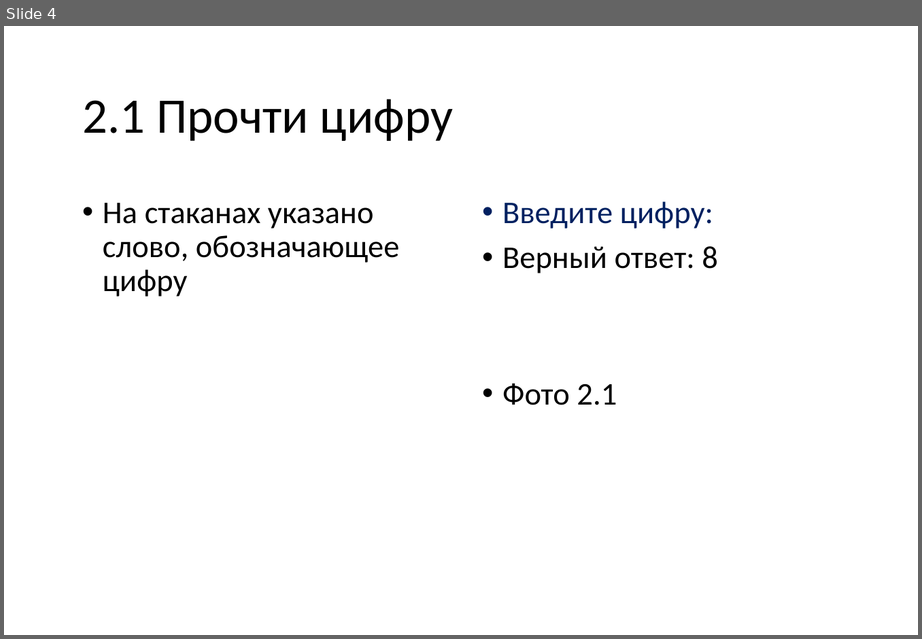
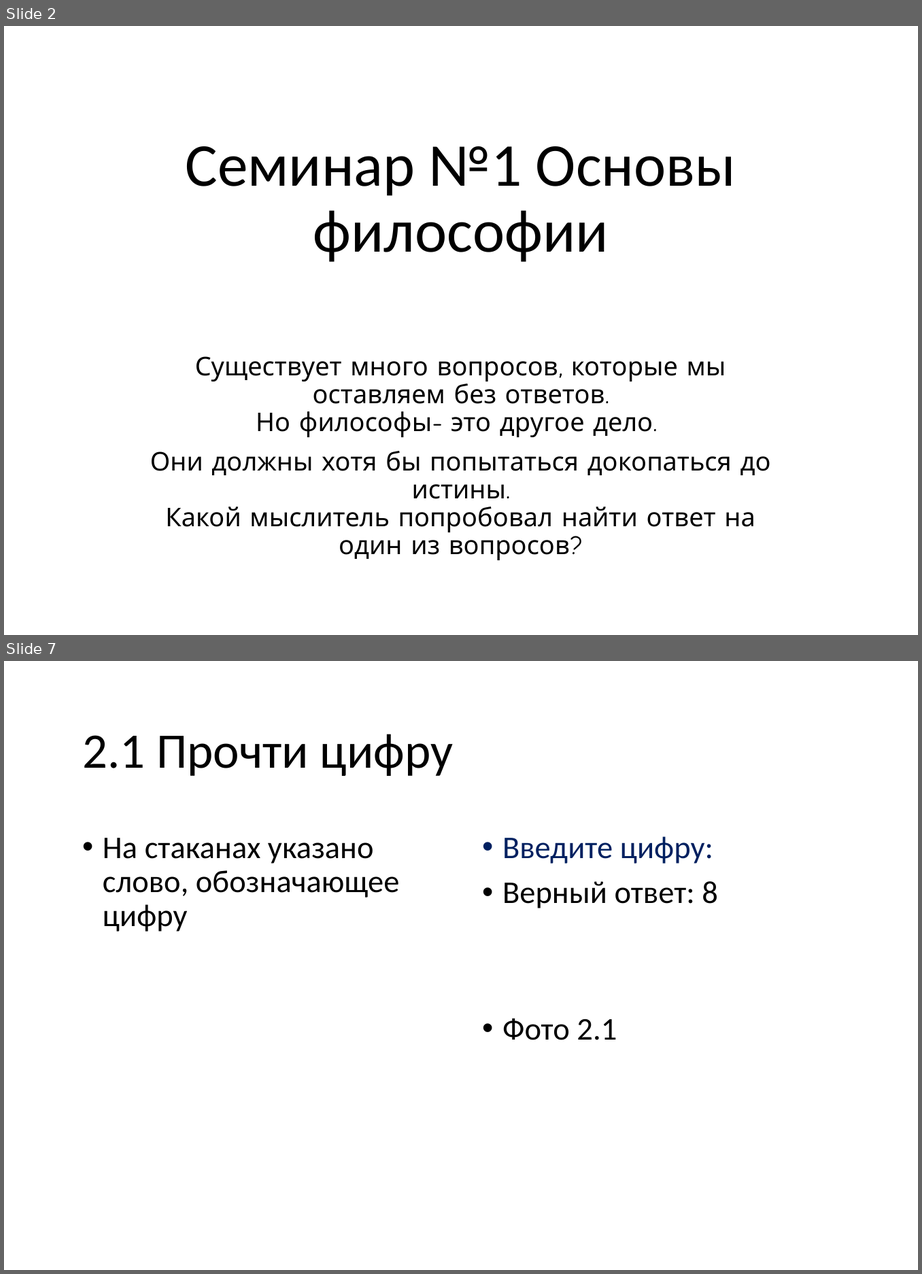
Before and after one commit to vvaassiihhaa/masha, a slide deck: КВЕСТ/Kvest 2706.pptx. Shown one above the other, each under a label of ours: slide 4 before the commit, slides 2 and 7 after it; the slides between them are not shown. The pictures are 922x639 and 922x1274 pixels, drawn with LibreOffice and Linux fonts; fonts in the diff are those of the drawing. Boxes give left, top, right and bottom in pixels: in the first picture for what was removed or moved away, otherwise in the second. Text is boxed around its words. In the diff, an @@ line names an element or a change of style, - is before the commit and + after.

```diff
--- a/КВЕСТ/Kvest 2706.pptx
+++ b/КВЕСТ/Kvest 2706.pptx
@@ slide 2 added at [4,26,918,635], background #FFFFFF @@
@@ title added at [186,146,736,262], 28.4 pt, text #000000 @@
+Семинар №1 Основы философии
@@ subtitle added at [150,356,771,560], 12 pt, text #000000 @@
+Существует много вопросов, которые мы оставляем без ответов.
+Но философы- это другое дело.
+Они должны хотя бы попытаться докопаться до истины.
+Какой мыслитель попробовал найти ответ на один из вопросов?
@@ what was slide 4 is now slide 7 @@
```
Also in this commit, not shown: 10 slides changed, 10 other slides added, 1 slide removed.
